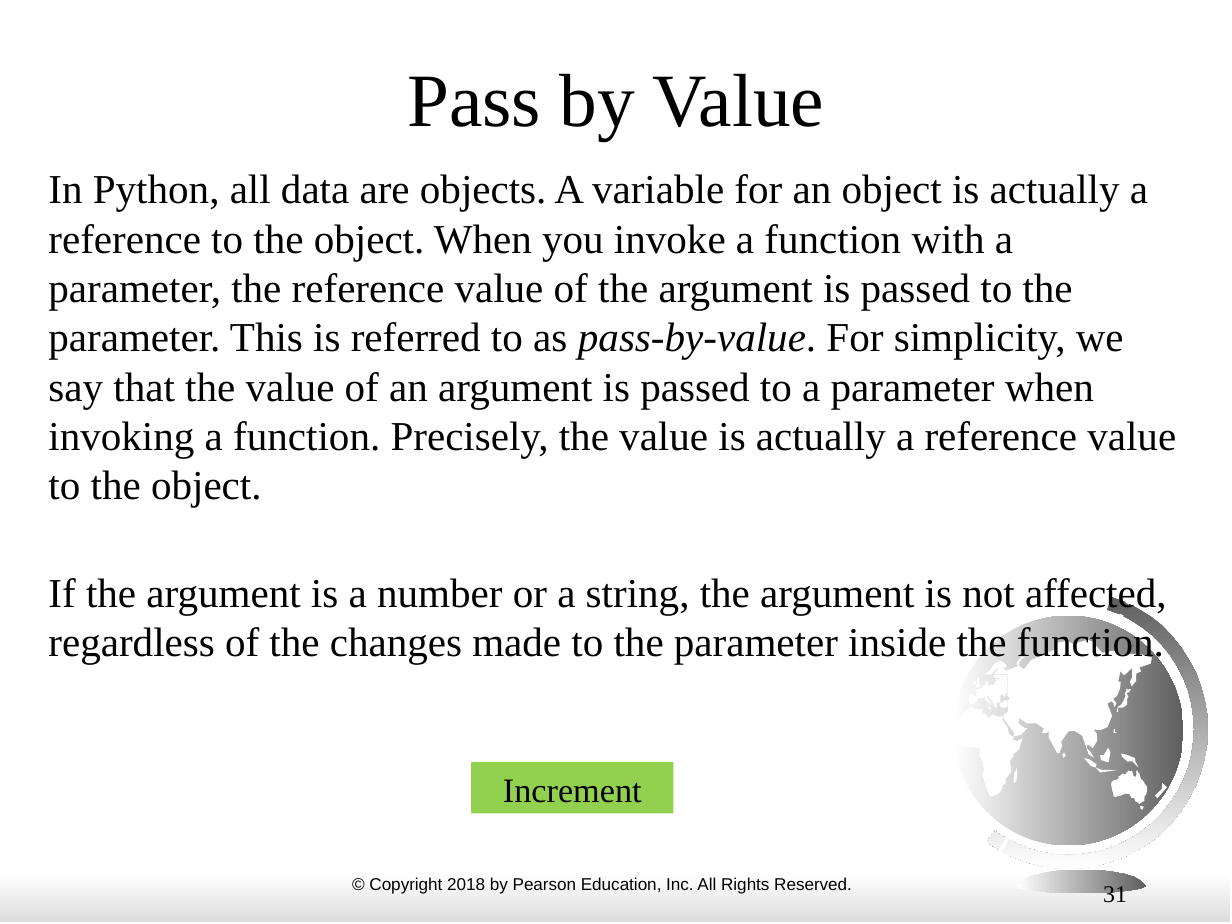
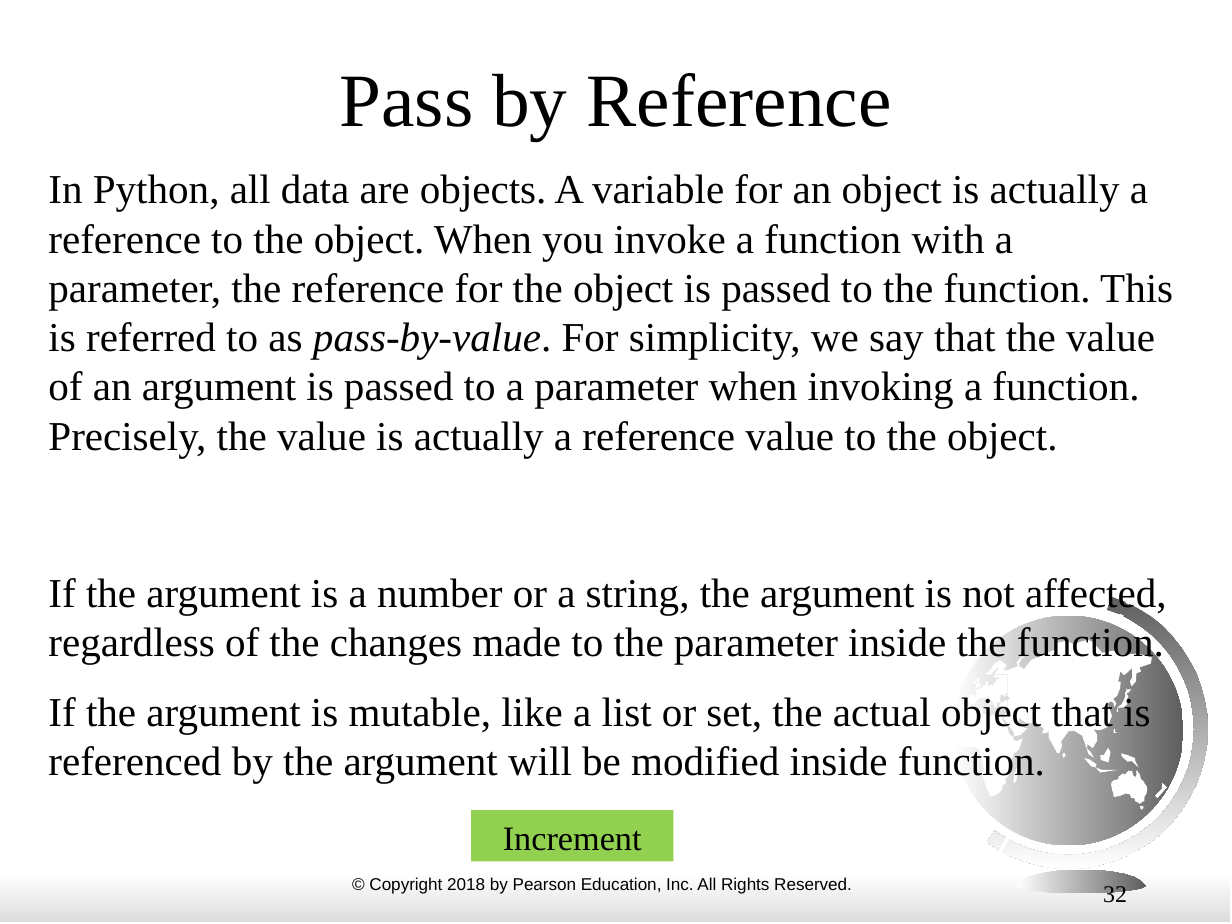
Before and after one commit to alp1991/ECE3_FALL24, a slide deck: slide 32 of ppt_slides/Chapter 06 Functions.pptx (slide 31 before the commit). Drawn at 1232x924 pixels with LibreOffice and Linux fonts; fonts in the diff are those of the drawing. Boxes give left, top, right and bottom in pixels: in the first picture for what was removed or moved away, otherwise in the second. Text is boxed around its words. In the diff, an @@ line names an element or a change of style, - is before the commit and + after.

```diff
--- a/ppt_slides/Chapter 06 Functions.pptx
+++ b/ppt_slides/Chapter 06 Functions.pptx
@@ title at [340,73,891,140]: text changed @@
-Pass by Value
+Pass by Reference
@@ text at [48,174,1173,458]: text changed @@
-In Python, all data are objects. A variable for an object is actually a reference to the object. When you invoke a function with a parameter, the reference value of the argument is passed to the parameter. This is referred to as pass-by-value. For simplicity, we say that the value of an argument is passed to a parameter when invoking a function. Precisely, the value is actually a reference value to the object.
+In Python, all data are objects. A variable for an object is actually a reference to the object. When you invoke a function with a parameter, the reference for the object is passed to the function. This is referred to as pass-by-value. For simplicity, we say that the value of an argument is passed to a parameter when invoking a function. Precisely, the value is actually a reference value to the object.
@@ text at [48,694,1150,783]: paragraph added @@
+If the argument is mutable, like a list or set, the actual object that is referenced by the argument will be modified inside function.
@@ rectangle "Increment": place and size @@
-rectangle "Increment" at [471,763,673,814]
+rectangle "Increment" at [471,811,673,862]
@@ page number at [1103,883,1127,908]: text changed @@
-31
+32
```
Also in this commit, not shown: 1 other slide changed, 2 slides added.
